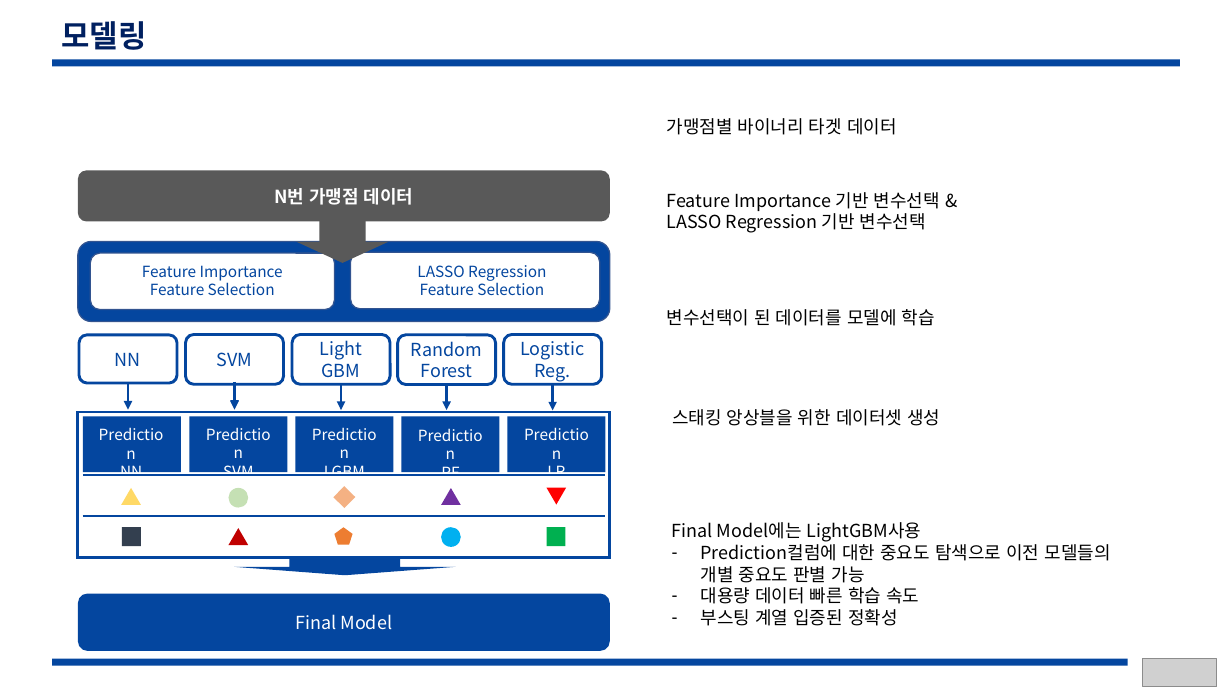
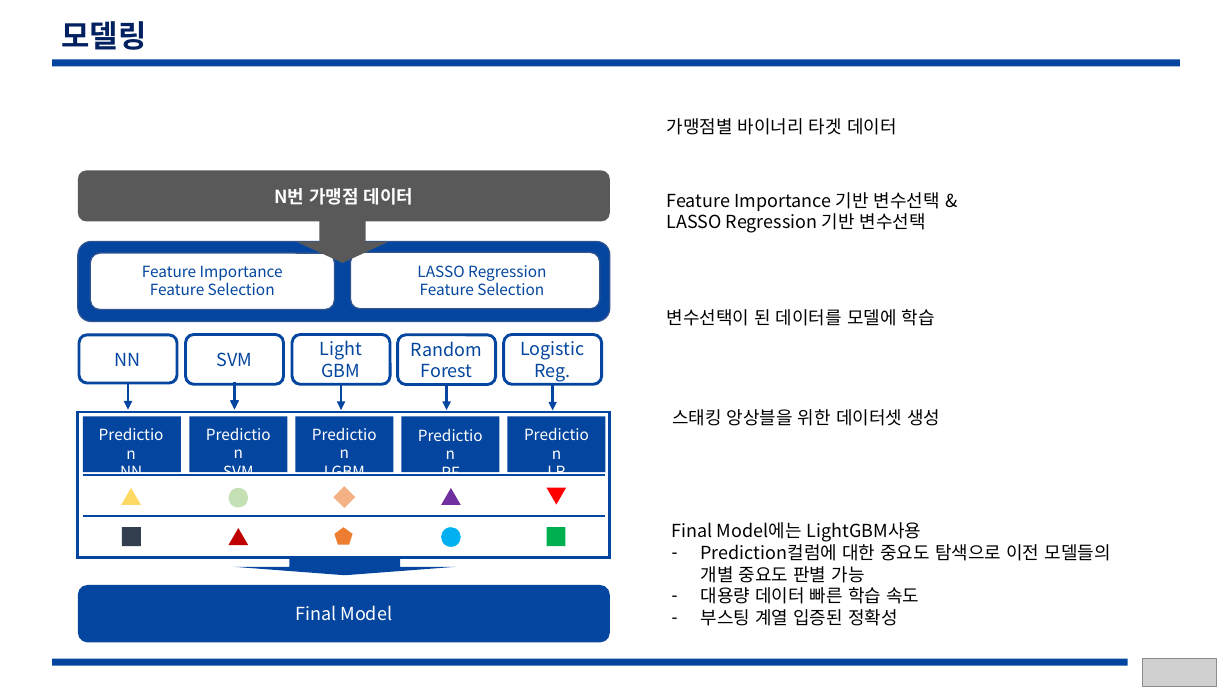
Before and after one commit to ilovemyminutes/SamsungCard2020, a slide deck: slide 5 of ppt/20200919_blueprint.pptx (slide 3 before the commit). Drawn at 1232x693 pixels with LibreOffice and Linux fonts; fonts in the diff are those of the drawing; grey boxes stand for pictures. Boxes give left, top, right and bottom in pixels: in the first picture for what was removed or moved away, otherwise in the second. Text is boxed around its words. In the diff, an @@ line names an element or a change of style, - is before the commit and + after.

```diff
--- a/ppt/20200919_blueprint.pptx
+++ b/ppt/20200919_blueprint.pptx
@@ rounded rectangle: place and size @@
-rounded rectangle at [78,593,610,651]
+rounded rectangle at [78,585,610,642]
@@ text "Final Model": place and size @@
-text "Final Model" at [295,614,392,630]
+text "Final Model" at [295,605,392,621]
```
Also in this commit, not shown: 3 other slides changed, 2 slides added.
